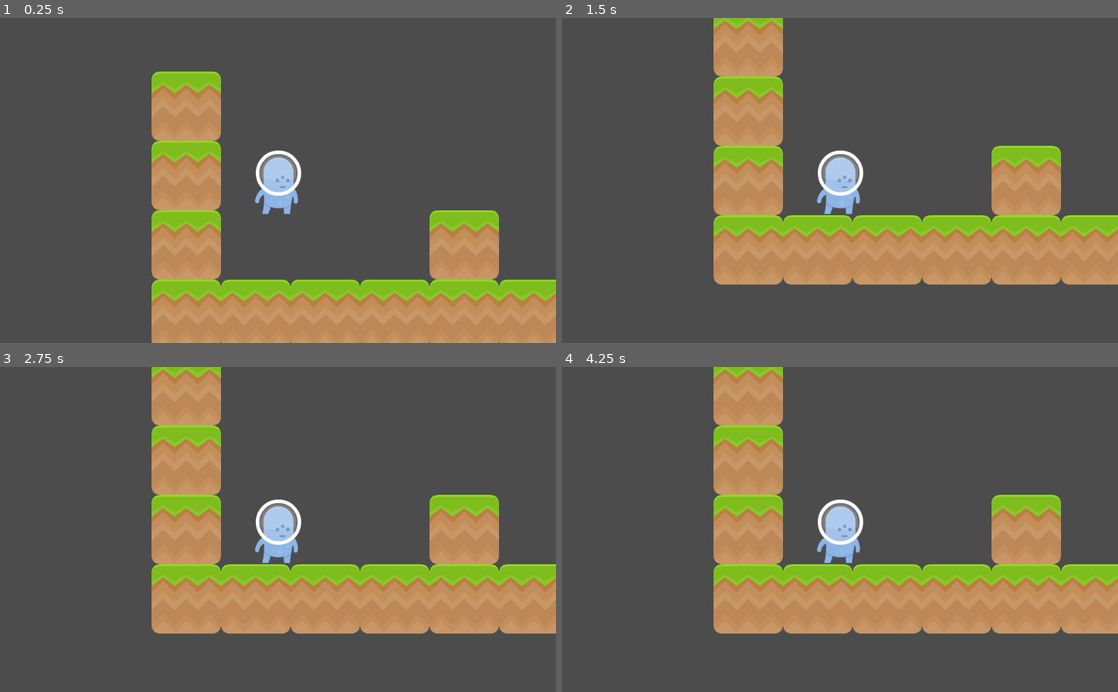
Above: before the commit, frames 1-4 (two rows, left to right).
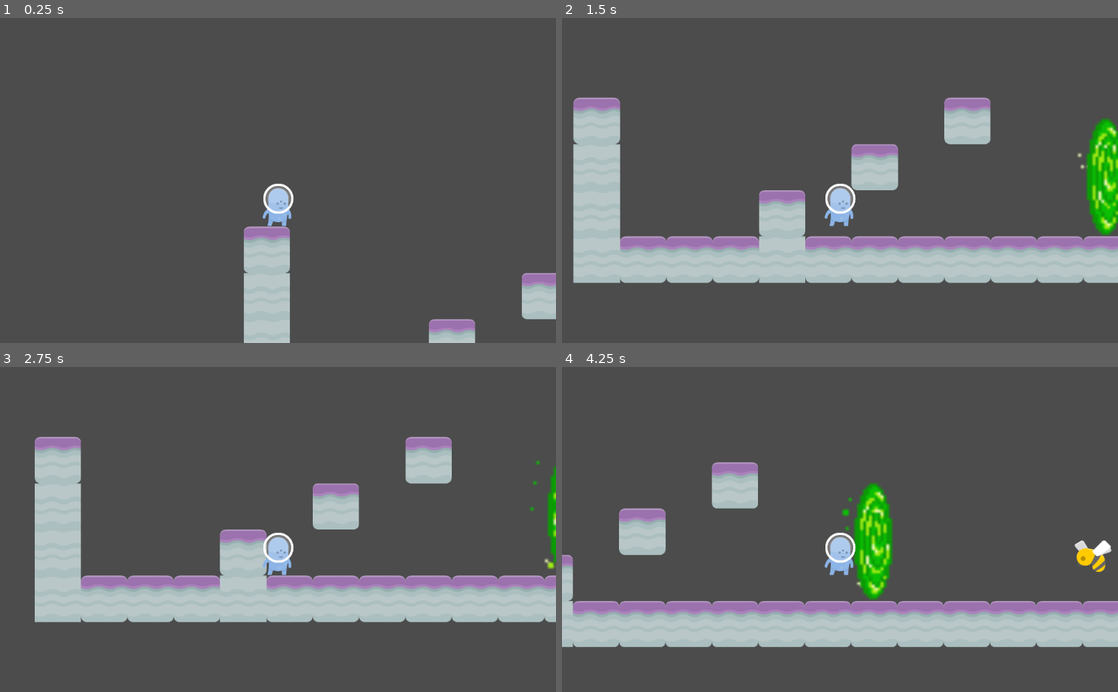
Above: after the commit, the same moments.

Repository: TheodoreDA/Warrior-from-an-other-time
Game: Godot game, scene res://scenes/level_test.tscn
Same seed, same stepped clock (60 frames per second), same inputs: the game is played once before the commit and once after it. This scene is started directly instead of the project's main scene.
Inputs:
- Up to frame 1 (0.25 s): no input
- Up to frame 2 (1.5 s): hold D (move_right, bound only after the commit) from 0.53 s (still down); tap Space (jump, bound only after the commit) at 0.6, 0.77, 1.07, 1.35 s
- Up to frame 3 (2.75 s): tap Space (jump, bound only after the commit) at 1.52, 1.82, 2.1 s; release D (move_right, bound only after the commit) at 2.03 s; hold A (move_left, bound only after the commit) from 2.03 s (still down)
- Up to frame 4 (4.25 s): release A (move_left, bound only after the commit) at 2.78 s; hold D (move_right, bound only after the commit) from 2.78 s (still down); tap Space (jump, bound only after the commit) at 2.85, 3.02, 3.32, 3.6, 3.77, 4.07 s

The runs differ from the first frame. In frame 1, 28% of the frame differs, in the area x 27-100%, y 16-100%; in frame 2, 38%, in the area x 2-100%, y 0-83%; in frame 3, 37%; in frame 4, 37%.

Commit message:
Adding a green portal animated object

Diff:
--- /dev/null
+++ b/objects/greenPortal.tscn
@@ -0,0 +1,159 @@
+[gd_scene load_steps=28 format=2]
+
+[ext_resource path="res://assets/GreenPortal.png" type="Texture" id=1]
+
+[sub_resource type="AtlasTexture" id=1]
+flags = 4
+atlas = ExtResource( 1 )
+region = Rect2( 0, 128, 64, 64 )
+
+[sub_resource type="AtlasTexture" id=2]
+flags = 4
+atlas = ExtResource( 1 )
+region = Rect2( 64, 128, 64, 64 )
+
+[sub_resource type="AtlasTexture" id=3]
+flags = 4
+atlas = ExtResource( 1 )
+region = Rect2( 128, 128, 64, 64 )
+
+[sub_resource type="AtlasTexture" id=4]
+flags = 4
+atlas = ExtResource( 1 )
+region = Rect2( 192, 128, 64, 64 )
+
+[sub_resource type="AtlasTexture" id=5]
+flags = 4
+atlas = ExtResource( 1 )
+region = Rect2( 256, 128, 64, 64 )
+
+[sub_resource type="AtlasTexture" id=6]
+flags = 4
+atlas = ExtResource( 1 )
+region = Rect2( 320, 128, 64, 64 )
+
+[sub_resource type="AtlasTexture" id=7]
+flags = 4
+atlas = ExtResource( 1 )
+region = Rect2( 384, 128, 64, 64 )
+
+[sub_resource type="AtlasTexture" id=8]
+flags = 4
+atlas = ExtResource( 1 )
+region = Rect2( 448, 128, 64, 64 )
+
+[sub_resource type="AtlasTexture" id=9]
+flags = 4
+atlas = ExtResource( 1 )
+region = Rect2( 0, 64, 64, 64 )
+
+[sub_resource type="AtlasTexture" id=10]
+flags = 4
+atlas = ExtResource( 1 )
+region = Rect2( 64, 64, 64, 64 )
+
+[sub_resource type="AtlasTexture" id=11]
+flags = 4
+atlas = ExtResource( 1 )
+region = Rect2( 128, 64, 64, 64 )
+
+[sub_resource type="AtlasTexture" id=12]
+flags = 4
+atlas = ExtResource( 1 )
+region = Rect2( 192, 64, 64, 64 )
+
+[sub_resource type="AtlasTexture" id=13]
+flags = 4
+atlas = ExtResource( 1 )
+region = Rect2( 256, 64, 64, 64 )
+
+[sub_resource type="AtlasTexture" id=14]
+flags = 4
+atlas = ExtResource( 1 )
+region = Rect2( 320, 64, 64, 64 )
+
+[sub_resource type="AtlasTexture" id=15]
+flags = 4
+atlas = ExtResource( 1 )
+region = Rect2( 384, 64, 64, 64 )
+
+[sub_resource type="AtlasTexture" id=16]
+flags = 4
+atlas = ExtResource( 1 )
+region = Rect2( 448, 64, 64, 64 )
+
+[sub_resource type="AtlasTexture" id=17]
+flags = 4
+atlas = ExtResource( 1 )
+region = Rect2( 0, 0, 64, 64 )
+
+[sub_resource type="AtlasTexture" id=18]
+flags = 4
+atlas = ExtResource( 1 )
+region = Rect2( 64, 0, 64, 64 )
+
+[sub_resource type="AtlasTexture" id=19]
+flags = 4
+atlas = ExtResource( 1 )
+region = Rect2( 128, 0, 64, 64 )
+
+[sub_resource type="AtlasTexture" id=20]
+flags = 4
+atlas = ExtResource( 1 )
+region = Rect2( 192, 0, 64, 64 )
+
+[sub_resource type="AtlasTexture" id=21]
+flags = 4
+atlas = ExtResource( 1 )
+region = Rect2( 256, 0, 64, 64 )
+
+[sub_resource type="AtlasTexture" id=22]
+flags = 4
+atlas = ExtResource( 1 )
+region = Rect2( 320, 0, 64, 64 )
+
+[sub_resource type="AtlasTexture" id=23]
+flags = 4
+atlas = ExtResource( 1 )
+region = Rect2( 384, 0, 64, 64 )
+
+[sub_resource type="AtlasTexture" id=24]
+flags = 4
+atlas = ExtResource( 1 )
+region = Rect2( 448, 0, 64, 64 )
+
+[sub_resource type="SpriteFrames" id=25]
+animations = [ {
+"frames": [ SubResource( 1 ), SubResource( 2 ), SubResource( 3 ), SubResource( 4 ), SubResource( 5 ), SubResource( 6 ), SubResource( 7 ), SubResource( 8 ) ],
+"loop": true,
+"name": "close",
+"speed": 5.0
+}, {
+"frames": [ SubResource( 9 ), SubResource( 10 ), SubResource( 11 ), SubResource( 12 ), SubResource( 13 ), SubResource( 14 ), SubResource( 15 ), SubResource( 16 ) ],
+"loop": true,
+"name": "open",
+"speed": 5.0
+}, {
+"frames": [ SubResource( 17 ), SubResource( 18 ), SubResource( 19 ), SubResource( 20 ), SubResource( 21 ), SubResource( 22 ), SubResource( 23 ), SubResource( 24 ) ],
+"loop": true,
+"name": "stand still",
+"speed": 5.0
+} ]
+
+[sub_resource type="RectangleShape2D" id=26]
+extents = Vector2( 8, 20.5 )
+
+[node name="green portal" type="KinematicBody2D"]
+scale = Vector2( 8, 8 )
+collision_layer = 4
+
+[node name="AnimatedSprite" type="AnimatedSprite" parent="."]
+frames = SubResource( 25 )
+animation = "stand still"
+frame = 4
+speed_scale = 2.0
+playing = true
+
+[node name="CollisionShape2D" type="CollisionShape2D" parent="."]
+position = Vector2( 0, 4.5 )
+shape = SubResource( 26 )
--- a/project.godot
+++ b/project.godot
@@ -23,10 +23,40 @@
 config/name="Warrior from an other time"
 run/main_scene="res://scenes/MainMenu.tscn"
 config/icon="res://icon.png"
+<<<<<<<HEADrun/main_scene="res://MainMenu.tscn"
+<<<<<<<Updatedupstreamrun/main_scene="res://MainMenu.tscn"
 
 [display]
 
 window/size/resizable=false
+
+[input]
+
+move_left={
+"deadzone": 0.5,
+"events": [ Object(InputEventKey,"resource_local_to_scene":false,"resource_name":"","device":0,"alt":false,"shift":false,"control":false,"meta":false,"command":false,"pressed":false,"scancode":0,"physical_scancode":65,"unicode":0,"echo":false,"script":null)
+, Object(InputEventKey,"resource_local_to_scene":false,"resource_name":"","device":0,"alt":false,"shift":false,"control":false,"meta":false,"command":false,"pressed":false,"scancode":0,"physical_scancode":16777231,"unicode":0,"echo":false,"script":null)
+ ]
+}
+move_right={
+"deadzone": 0.5,
+"events": [ Object(InputEventKey,"resource_local_to_scene":false,"resource_name":"","device":0,"alt":false,"shift":false,"control":false,"meta":false,"command":false,"pressed":false,"scancode":0,"physical_scancode":68,"unicode":0,"echo":false,"script":null)
+, Object(InputEventKey,"resource_local_to_scene":false,"resource_name":"","device":0,"alt":false,"shift":false,"control":false,"meta":false,"command":false,"pressed":false,"scancode":0,"physical_scancode":16777233,"unicode":0,"echo":false,"script":null)
+ ]
+}
+jump={
+"deadzone": 0.5,
+"events": [ Object(InputEventKey,"resource_local_to_scene":false,"resource_name":"","device":0,"alt":false,"shift":false,"control":false,"meta":false,"command":false,"pressed":false,"scancode":0,"physical_scancode":32,"unicode":0,"echo":false,"script":null)
+, Object(InputEventKey,"resource_local_to_scene":false,"resource_name":"","device":0,"alt":false,"shift":false,"control":false,"meta":false,"command":false,"pressed":false,"scancode":0,"physical_scancode":16777232,"unicode":0,"echo":false,"script":null)
+ ]
+}
+
+[layer_names]
+
+2d_physics/layer_1="player"
+2d_physics/layer_2="enemies"
+2d_physics/layer_3="coins"
+2d_physics/layer_4="world"
 
 [physics]
 
--- a/scenes/level_test.tscn
+++ b/scenes/level_test.tscn
@@ -1,14 +1,22 @@
-[gd_scene load_steps=6 format=2]
+[gd_scene load_steps=10 format=2]
 
-[ext_resource path="res://assets/Basic/PNG/Ground/Grass/grass.png" type="Texture" id=1]
-[ext_resource path="res://src/Actors/actors.tscn" type="PackedScene" id=2]
+[ext_resource path="res://assets/Basic/PNG/Ground/Planet/planet.png" type="Texture" id=1]
+[ext_resource path="res://src/Actors/player.tscn" type="PackedScene" id=2]
 [ext_resource path="res://src/Actors/enemy.tscn" type="PackedScene" id=3]
+[ext_resource path="res://assets/Basic/PNG/Ground/Planet/planetCenter.png" type="Texture" id=4]
+[ext_resource path="res://objects/greenPortal.tscn" type="PackedScene" id=5]
+
+[sub_resource type="ConvexPolygonShape2D" id=4]
+points = PoolVector2Array( 128, 128, 0, 128, 0, 0, 128, 0 )
 
 [sub_resource type="ConvexPolygonShape2D" id=1]
 points = PoolVector2Array( 128, 128, 0, 128, 0, 0, 128, 0 )
 
-[sub_resource type="TileSet" id=2]
-0/name = "grass.png 0"
+[sub_resource type="ConvexPolygonShape2D" id=2]
+points = PoolVector2Array( 128, 128, 0, 128, 0, 0, 128, 0 )
+
+[sub_resource type="TileSet" id=3]
+0/name = "planet.png 0"
 0/texture = ExtResource( 1 )
 0/tex_offset = Vector2( 0, 0 )
 0/modulate = Color( 1, 1, 1, 1 )
@@ -18,30 +26,77 @@
 0/navigation_offset = Vector2( 0, 0 )
 0/shape_offset = Vector2( 0, 0 )
 0/shape_transform = Transform2D( 1, 0, 0, 1, 0, 0 )
-0/shape = SubResource( 1 )
+0/shape = SubResource( 4 )
 0/shape_one_way = false
 0/shape_one_way_margin = 1.0
 0/shapes = [ {
 "autotile_coord": Vector2( 0, 0 ),
 "one_way": false,
 "one_way_margin": 1.0,
+"shape": SubResource( 4 ),
+"shape_transform": Transform2D( 1, 0, 0, 1, 0, 0 )
+} ]
+0/z_index = 0
+1/name = "planetCenter.png 1"
+1/texture = ExtResource( 4 )
+1/tex_offset = Vector2( 0, 0 )
+1/modulate = Color( 1, 1, 1, 1 )
+1/region = Rect2( 0, 0, 128, 128 )
+1/tile_mode = 0
+1/occluder_offset = Vector2( 0, 0 )
+1/navigation_offset = Vector2( 0, 0 )
+1/shape_offset = Vector2( 0, 0 )
+1/shape_transform = Transform2D( 1, 0, 0, 1, 0, 0 )
+1/shape = SubResource( 1 )
+1/shape_one_way = false
+1/shape_one_way_margin = 1.0
+1/shapes = [ {
+"autotile_coord": Vector2( 0, 0 ),
+"one_way": false,
+"one_way_margin": 1.0,
 "shape": SubResource( 1 ),
 "shape_transform": Transform2D( 1, 0, 0, 1, 0, 0 )
 } ]
-0/z_index = 0
+1/z_index = 0
+2/name = "planet.png 2"
+2/texture = ExtResource( 1 )
+2/tex_offset = Vector2( 0, 0 )
+2/modulate = Color( 1, 1, 1, 1 )
+2/region = Rect2( 0, 0, 128, 128 )
+2/tile_mode = 0
+2/occluder_offset = Vector2( 0, 0 )
+2/navigation_offset = Vector2( 0, 0 )
+2/shape_offset = Vector2( 0, 0 )
+2/shape_transform = Transform2D( 1, 0, 0, 1, 0, 0 )
+2/shape = SubResource( 2 )
+2/shape_one_way = false
+2/shape_one_way_margin = 1.0
+2/shapes = [ {
+"autotile_coord": Vector2( 0, 0 ),
+"one_way": false,
+"one_way_margin": 1.0,
+"shape": SubResource( 2 ),
+"shape_transform": Transform2D( 1, 0, 0, 1, 0, 0 )
+} ]
+2/z_index = 0
 
 [node name="level_test" type="Node2D"]
 
 [node name="TileMap" type="TileMap" parent="."]
-tile_set = SubResource( 2 )
+tile_set = SubResource( 3 )
 cell_size = Vector2( 128, 128 )
 collision_layer = 8
 collision_mask = 0
 format = 1
-tile_data = PoolIntArray( 0, 0, 0, 8, 0, 0, 18, 0, 0, 65536, 0, 0, 65542, 0, 0, 65554, 0, 0, 131072, 0, 0, 131076, 0, 0, 131090, 0, 0, 196608, 0, 0, 196609, 0, 0, 196610, 0, 0, 196611, 0, 0, 196612, 0, 0, 196613, 0, 0, 196614, 0, 0, 196615, 0, 0, 196616, 0, 0, 196617, 0, 0, 196618, 0, 0, 196619, 0, 0, 196620, 0, 0, 196621, 0, 0, 196622, 0, 0, 196623, 0, 0, 196624, 0, 0, 196625, 0, 0, 196626, 0, 0 )
+tile_data = PoolIntArray( 0, 0, 0, 8, 0, 0, 18, 0, 0, 65536, 1, 0, 65542, 0, 0, 65554, 1, 0, 131072, 1, 0, 131076, 0, 0, 131090, 1, 0, 196608, 1, 0, 196609, 0, 0, 196610, 0, 0, 196611, 0, 0, 196612, 1, 0, 196613, 0, 0, 196614, 0, 0, 196615, 0, 0, 196616, 0, 0, 196617, 0, 0, 196618, 0, 0, 196619, 0, 0, 196620, 0, 0, 196621, 0, 0, 196622, 0, 0, 196623, 0, 0, 196624, 0, 0, 196625, 0, 0, 196626, 1, 0 )
+
+[node name="green portal" parent="." instance=ExtResource( 5 )]
+position = Vector2( 1474, 179 )
 
 [node name="enemy" parent="." instance=ExtResource( 3 )]
 position = Vector2( 2187, 321 )
+collision_layer = 4
+collision_mask = 1
 
 [node name="player" parent="." instance=ExtResource( 2 )]
-position = Vector2( 233, 132 )
+position = Vector2( 95, -63 )
--- a/src/Actors/actors.tscn
+++ b/src/Actors/player.tscn
@@ -22,5 +22,6 @@
 shape = SubResource( 1 )
 
 [node name="view" type="Camera2D" parent="."]
-position = Vector2( 0, -64 )
+position = Vector2( 0, -128 )
 current = true
+zoom = Vector2( 1.5, 1.5 )
Binary file added: assets/GreenPortal.png
